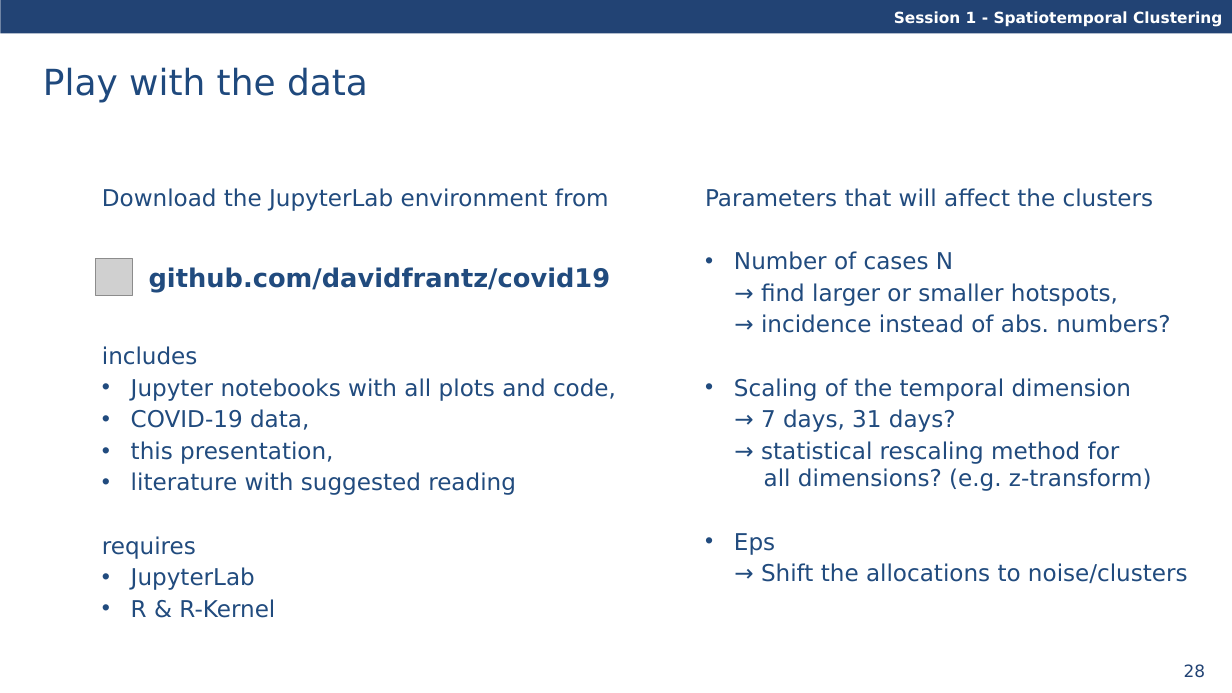
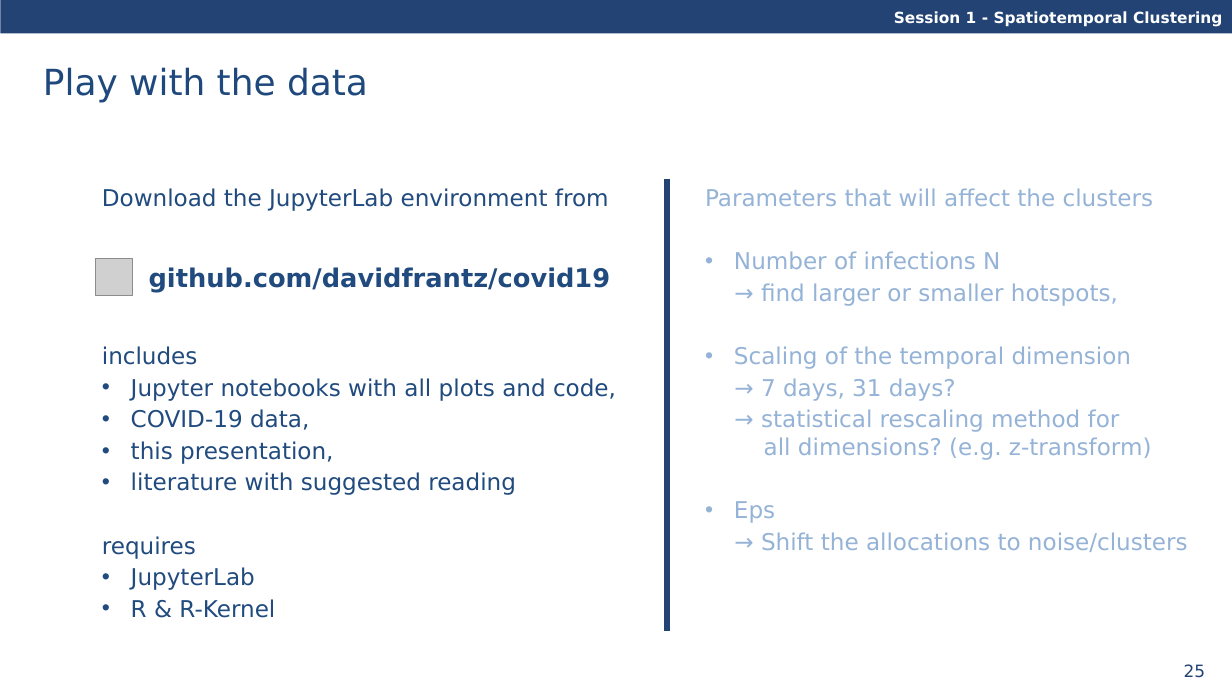
Before and after one commit to davidfrantz/covid19, a slide deck: slide 25 of material/spatio-temporal-clustering.pptx (slide 28 before the commit). Drawn at 1232x693 pixels with LibreOffice and Linux fonts; fonts in the diff are those of the drawing; grey boxes stand for pictures. Boxes give left, top, right and bottom in pixels: in the first picture for what was removed or moved away, otherwise in the second. Text is boxed around its words. In the diff, an @@ line names an element or a change of style, - is before the commit and + after.

```diff
--- a/material/spatio-temporal-clustering.pptx
+++ b/material/spatio-temporal-clustering.pptx
@@ line added from (667, 179) to (667, 631), #224374 4.25 pt @@
@@ text at <box>705,188,1188,552</box>: text colour #214B7E to #95B3D7 @@
@@ text at <box>734,251,1000,269</box>: text changed; text colour #214B7E to #95B3D7 @@
-• Number of cases N
+• Number of infections N
@@ text at <box>761,314,1170,333</box>: paragraph removed @@
-→ incidence instead of abs. numbers?
@@ page number at <box>1184,664,1206,678</box>: text changed @@
-28
+25
```
Also in this commit, not shown: 23 other slides changed, 5 slides added, 4 slides removed, 1 other file.
